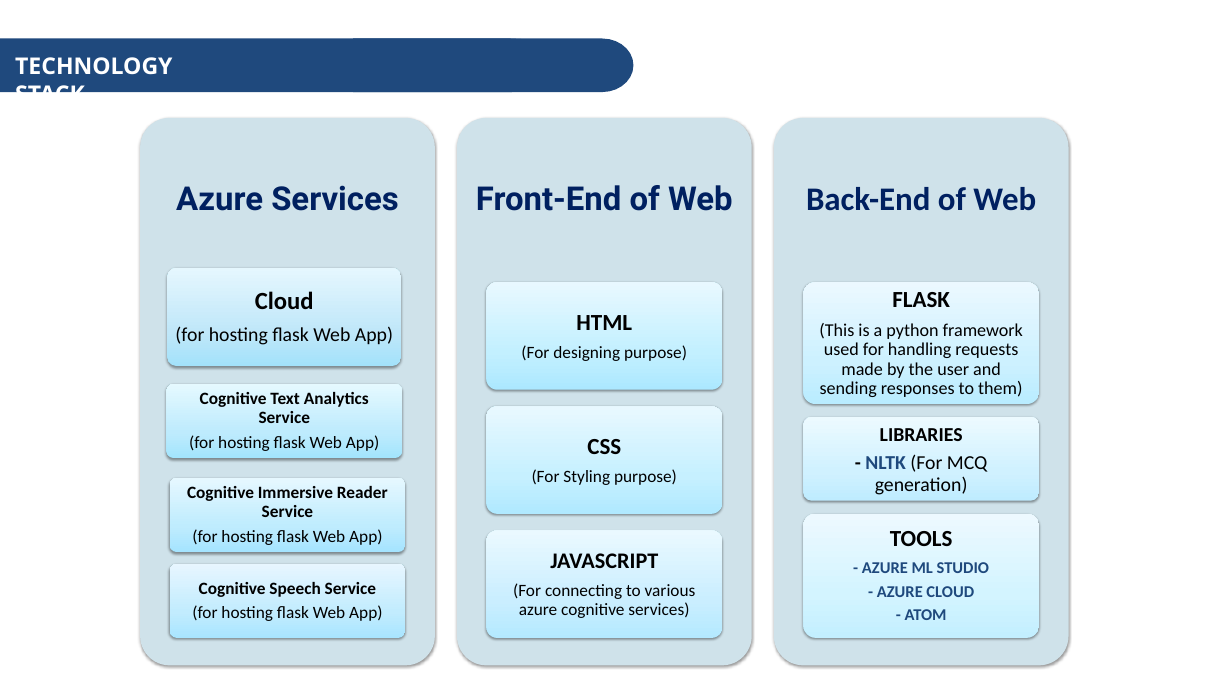
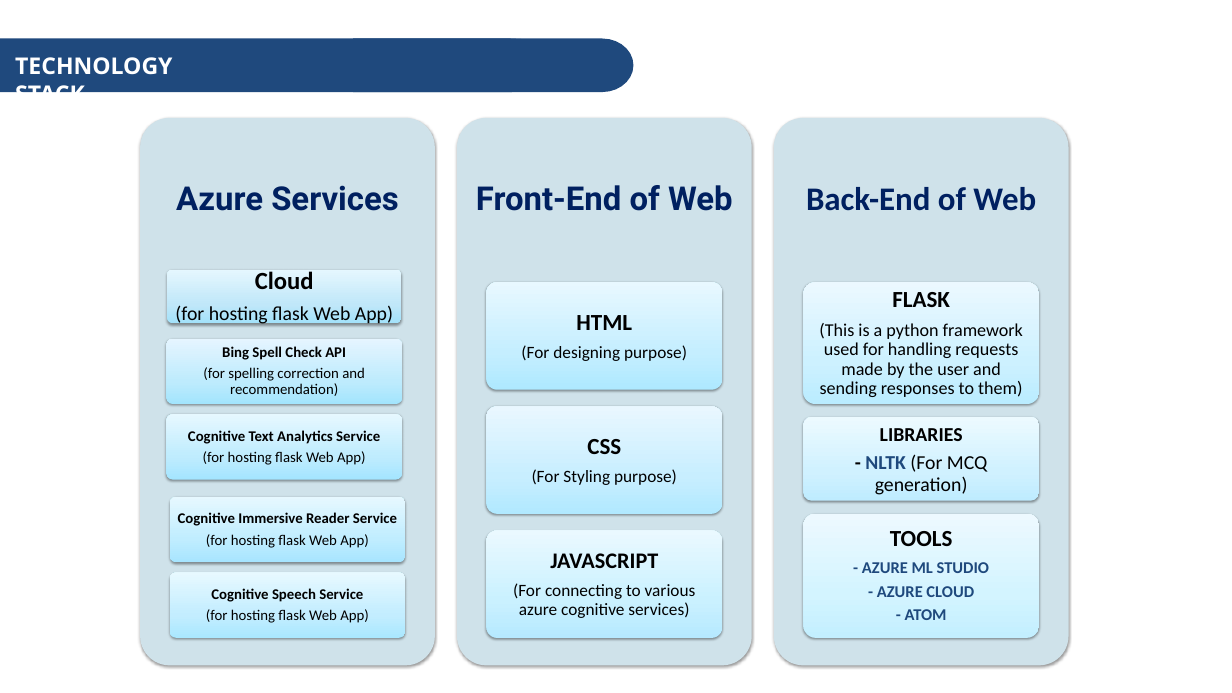
Before and after one commit to shweteekta/EduWiz, a slide deck: slide 7 of EduWiz.pptx. Drawn at 1232x693 pixels with LibreOffice and Linux fonts; fonts in the diff are those of the drawing; background and template pictures are left out. Boxes give left, top, right and bottom in pixels: in the first picture for what was removed or moved away, otherwise in the second. Text is boxed around its words. In the diff, an @@ line names an element or a change of style, - is before the commit and + after.

```diff
--- a/EduWiz.pptx
+++ b/EduWiz.pptx
@@ rounded rectangle: place and size @@
-rounded rectangle at bbox=[167, 268, 401, 366]
+rounded rectangle at bbox=[167, 270, 401, 323]
@@ text "Cloud": place and size @@
-text "Cloud" at bbox=[175, 291, 393, 345]
+text "Cloud" at bbox=[175, 271, 393, 326]
@@ rounded rectangle: place and size @@
-rounded rectangle at bbox=[167, 384, 402, 459]
+rounded rectangle at bbox=[167, 339, 402, 404]
@@ text added at bbox=[203, 346, 365, 396], 18 pt, text #000000 @@
+Bing Spell Check API
+(for spelling correction and recommendation)
@@ rounded rectangle added at bbox=[167, 414, 402, 479], fill gradient #A5E5FF to #C0ECFE to #E7F8FF @@
@@ size 21 to 18 pt; less space between paragraphs in 3 elements at bbox=[206, 588, 369, 623], bbox=[178, 512, 397, 548], bbox=[188, 430, 380, 465] @@
@@ text "Cognitive Text Analytics Service": place and size @@
-text "Cognitive Text Analytics Service" at bbox=[189, 392, 379, 451]
+text "Cognitive Text Analytics Service" at bbox=[188, 430, 380, 465]
@@ rounded rectangle: place and size @@
-rounded rectangle at bbox=[169, 478, 405, 552]
+rounded rectangle at bbox=[169, 497, 405, 562]
@@ rounded rectangle at bbox=[169, 497, 405, 562]: fill gradient #A6E5FF to #C0ECFF to #E7F8FF to gradient #A8E6FF to #C1EDFF to #E7F8FF @@
@@ text "Cognitive Immersive Reader Service": place and size @@
-text "Cognitive Immersive Reader Service" at bbox=[187, 486, 388, 545]
+text "Cognitive Immersive Reader Service" at bbox=[178, 512, 397, 548]
@@ rounded rectangle: place and size @@
-rounded rectangle at bbox=[169, 564, 405, 638]
+rounded rectangle at bbox=[169, 572, 405, 638]
@@ rounded rectangle at bbox=[169, 572, 405, 638]: fill gradient #AAE6FF to #C2EDFF to #E8F8FF to gradient #ACE7FF to #C4EEFF to #E8F8FF @@
@@ text "Cognitive Speech Service": place and size @@
-text "Cognitive Speech Service" at bbox=[192, 582, 382, 621]
+text "Cognitive Speech Service" at bbox=[206, 588, 369, 623]
```
Also in this commit, not shown: 3 other slides changed.
